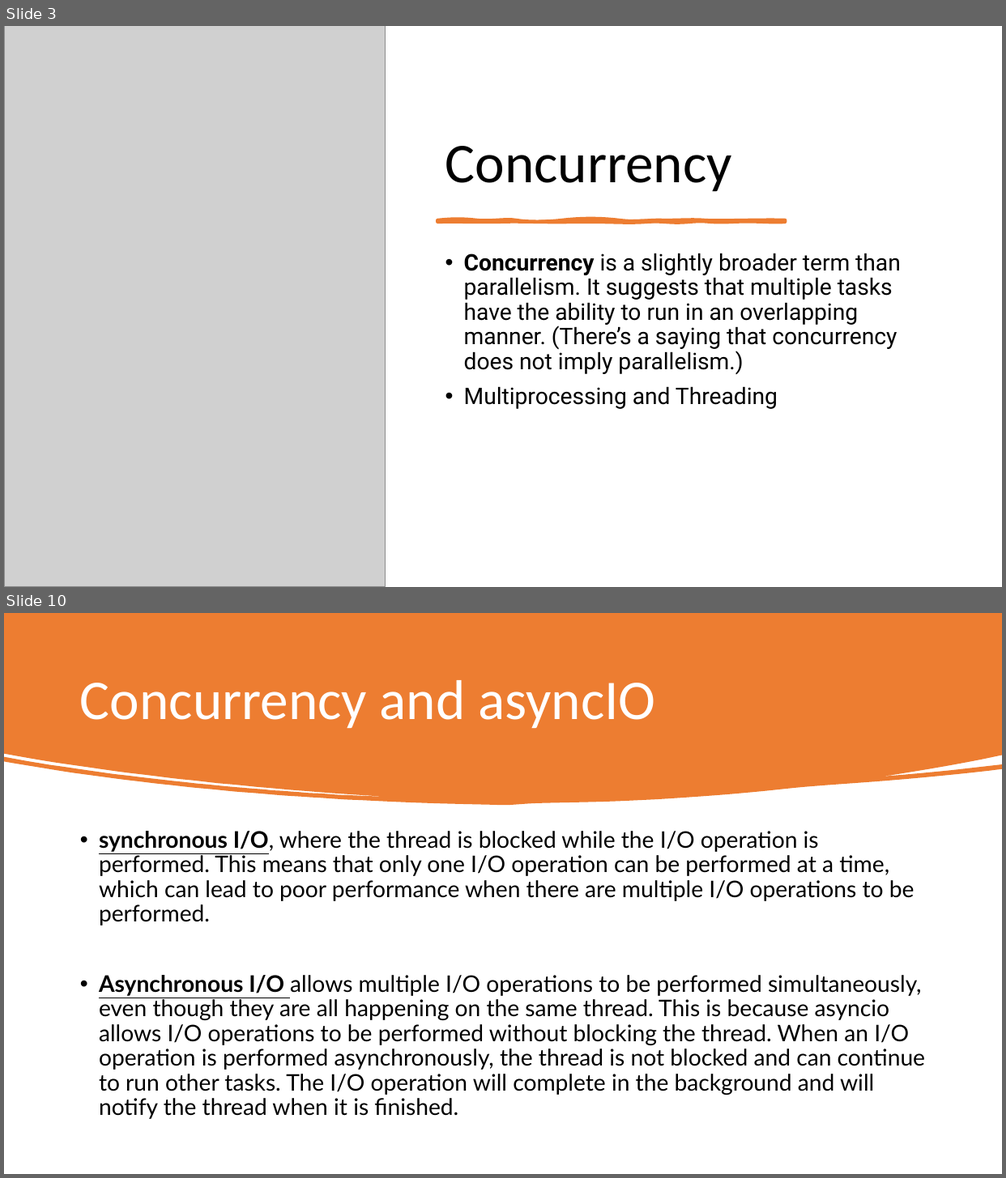
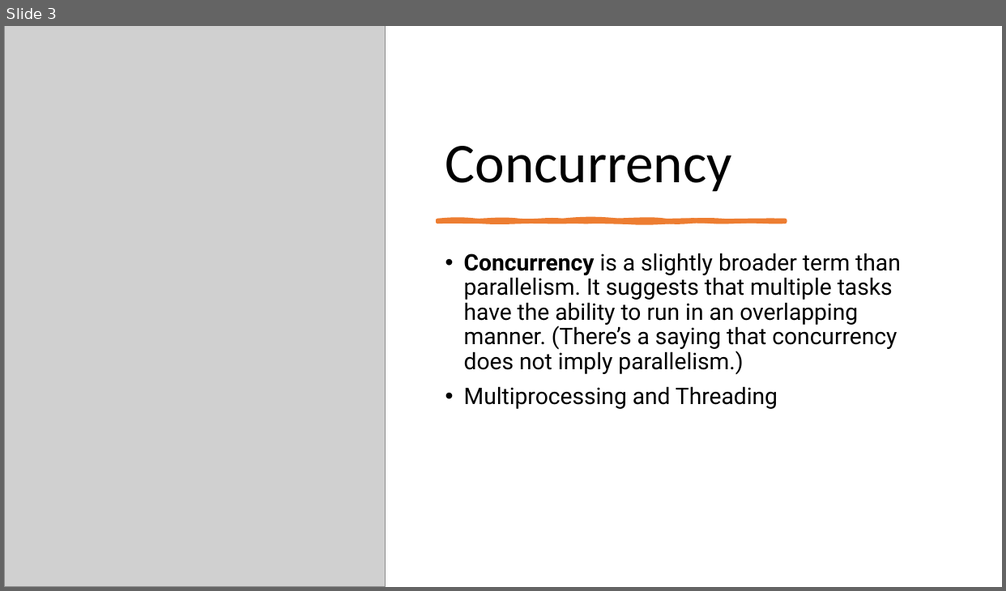
Before and after one commit to Scaleup-Excellenteam/final-exercise-damianti, a slide deck: controller/pptx_parser_/asyncio-intro.pptx. Shown one above the other, each under a label of ours: slides 3 and 10 before the commit, slide 3 after it; the slides between them are not shown. The pictures are 1006x1178 and 1006x591 pixels, drawn with LibreOffice and Linux fonts; fonts in the diff are those of the drawing; grey boxes stand for pictures. Boxes give left, top, right and bottom in pixels: in the first picture for what was removed or moved away, otherwise in the second. Text is boxed around its words. In the diff, an @@ line names an element or a change of style, - is before the commit and + after.

Commit message:
finished async io with gpt. it still doesnt work because of the key

```diff
--- a/controller/pptx_parser_/asyncio-intro.pptx
+++ b/controller/pptx_parser_/asyncio-intro.pptx
@@ slide 10 removed at (4,613,1002,1174), background #FFFFFF @@
@@ freeform shape removed at (4,613,1002,806) @@
@@ title removed at (80,680,655,728) @@
-Concurrency and asyncIO
@@ text removed at (99,831,925,1119) @@
-• synchronous I/O, where the thread is blocked while the I/O operation is performed. This means that only one I/O operation can be performed at a time, which can lead to poor performance when there are multiple I/O operations to be performed.
-• Asynchronous I/O allows multiple I/O operations to be performed simultaneously, even though they are all happening on the same thread. This is because asyncio allows I/O operations to be performed without blocking the thread. When an I/O operation is performed asynchronously, the thread is not blocked and can continue to run other tasks. The I/O operation will complete in the background and will notify the thread when it is finished.
@@ slide 3 changed as well @@
@@ freeform shape at (437,220,785,222): outline redrawn @@
```
Also in this commit, not shown: 1 other slide changed, 6 other slides removed, 4 other files.
